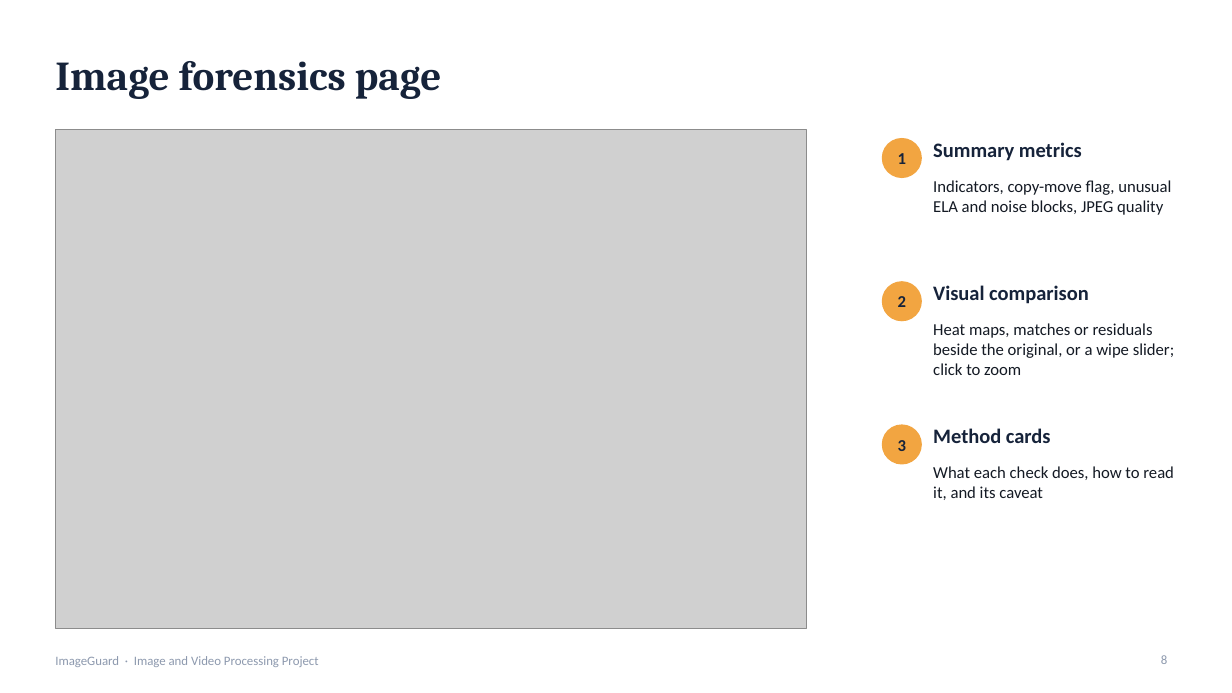
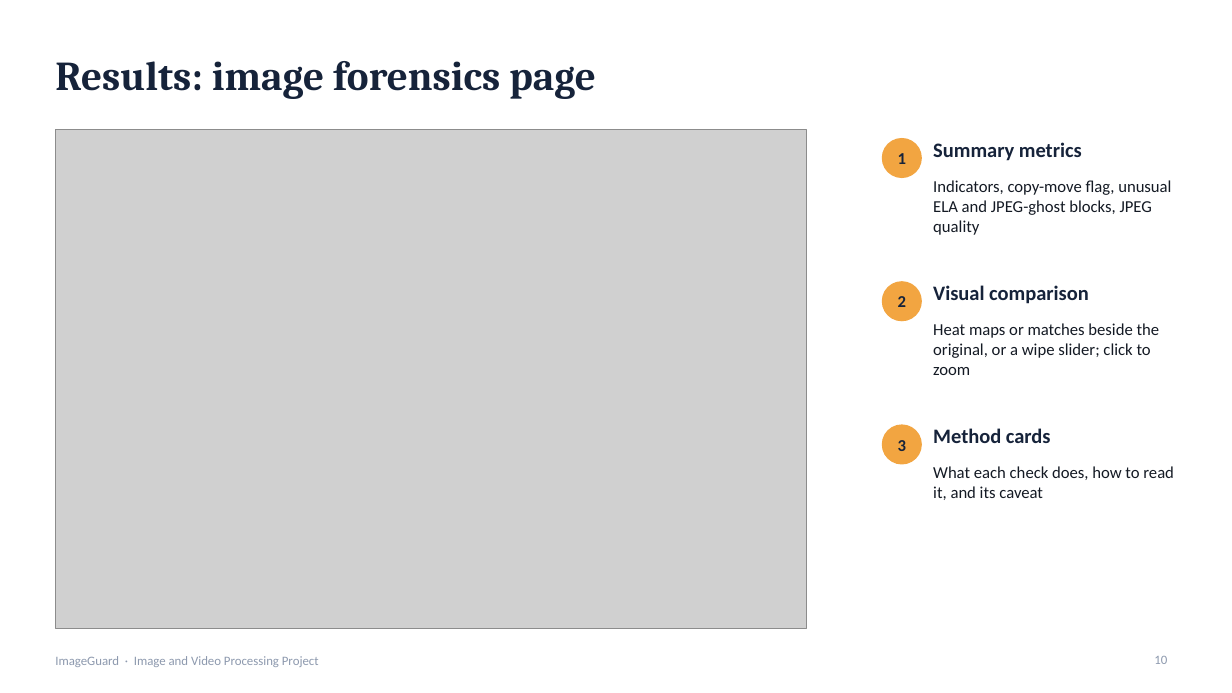
Before and after one commit to kankanaujia/ImageGuard-IVP-Project, a slide deck: slide 10 of documentation/ImageGuard_Presentation.pptx (slide 8 before the commit). Drawn at 1232x693 pixels with LibreOffice and Linux fonts; fonts in the diff are those of the drawing; grey boxes stand for pictures. Boxes give left, top, right and bottom in pixels: in the first picture for what was removed or moved away, otherwise in the second. Text is boxed around its words. In the diff, an @@ line names an element or a change of style, - is before the commit and + after.

```diff
--- a/documentation/ImageGuard_Presentation.pptx
+++ b/documentation/ImageGuard_Presentation.pptx
@@ title at <box>55,61,596,99</box>: text changed @@
-Image forensics page
+Results: image forensics page
@@ text at <box>933,180,1171,235</box>: text changed @@
-Indicators, copy-move flag, unusual ELA and noise blocks, JPEG quality
+Indicators, copy-move flag, unusual ELA and JPEG-ghost blocks, JPEG quality
@@ text at <box>933,323,1160,375</box>: text changed @@
-Heat maps, matches or residuals beside the original, or a wipe slider; click to zoom
+Heat maps or matches beside the original, or a wipe slider; click to zoom
@@ page number at <box>1154,656,1167,664</box>: text changed @@
-8
+10
```
Also in this commit, not shown: 11 other slides changed, 6 slides added, 3 slides removed, 30 other files.
